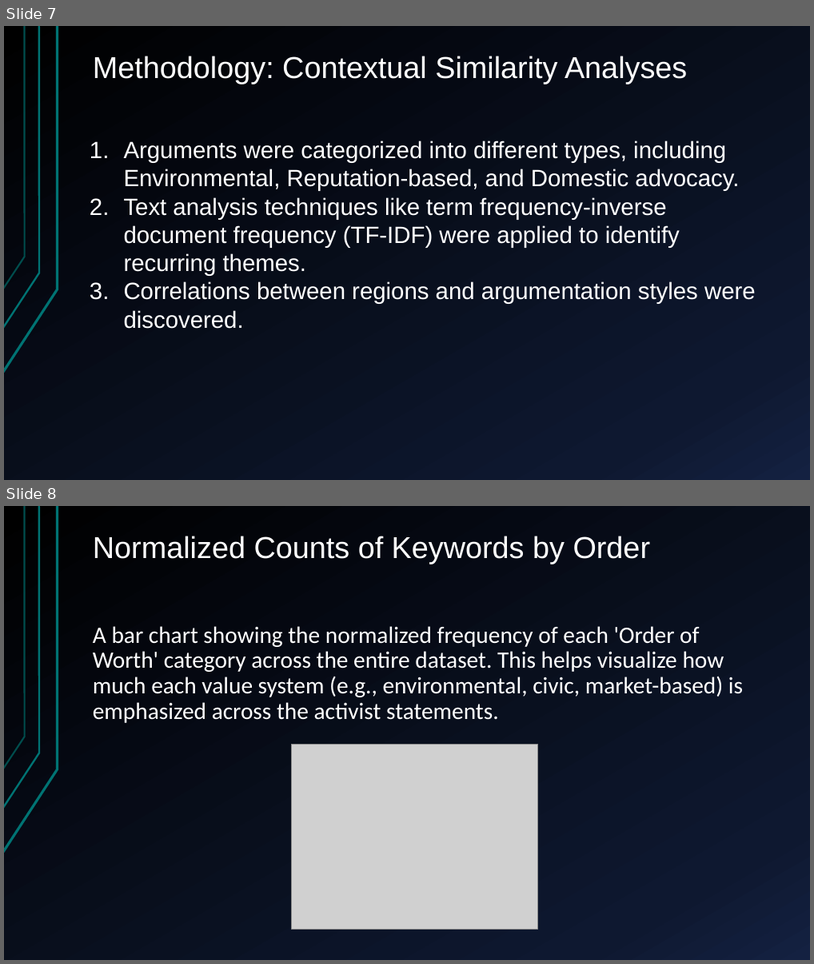
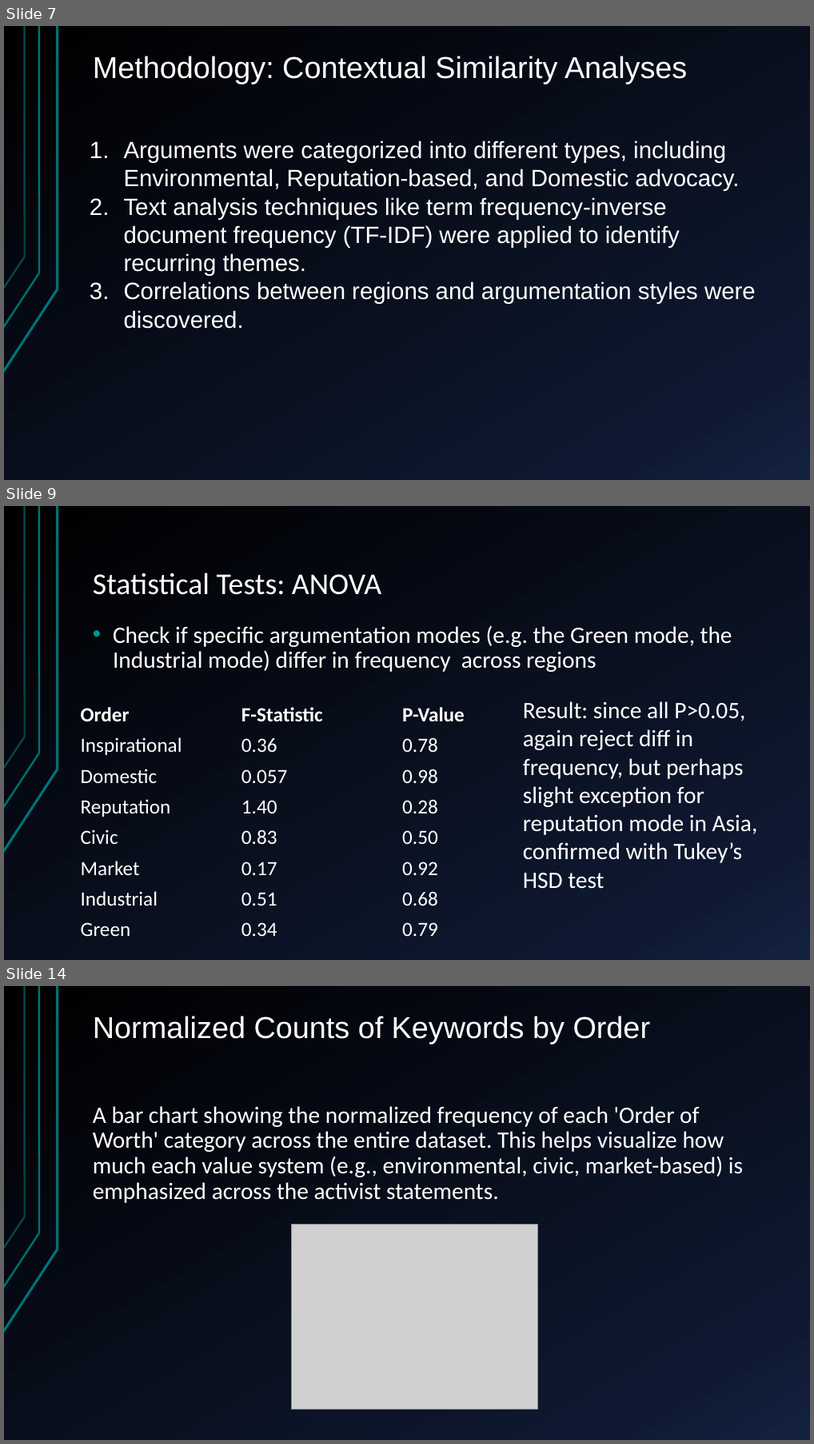
Before and after one commit to shrekapoor99/Springboard, a slide deck: Capstone_Presentation/CapstoneProject Presentation.pptm. Shown one above the other, each under a label of ours: slides 7 and 8 before the commit, slides 7, 9 and 14 after it; the slides between them are not shown. The pictures are 814x964 and 814x1444 pixels, drawn with LibreOffice and Linux fonts; fonts in the diff are those of the drawing; grey boxes stand for pictures. Boxes give left, top, right and bottom in pixels: in the first picture for what was removed or moved away, otherwise in the second. Text is boxed around its words. In the diff, an @@ line names an element or a change of style, - is before the commit and + after.

```diff
--- a/Capstone_Presentation/CapstoneProject Presentation.pptm
+++ b/Capstone_Presentation/CapstoneProject Presentation.pptm
@@ slide 9 added at (4,506,810,960), background gradient #000000 to #0F1931 to #142242; not listed: 3 template elements that a slide beside it also shows @@
@@ title added at (93,572,382,595), 36 pt, text #FFFFFF @@
+Statistical Tests: ANOVA
@@ text added at (113,625,733,672), 28 pt, text #FFFFFF @@
+• Check if specific argumentation modes (e.g. the Green mode, the Industrial mode) differ in frequency across regions
@@ table added at (74,700,557,941), 8 rows, 3 columns @@
+Order | F-Statistic | P-Value
+Inspirational | 0.36 | 0.78
+Domestic | 0.057 | 0.98
+Reputation | 1.40 | 0.28
+Civic | 0.83 | 0.50
+Market | 0.17 | 0.92
+Industrial | 0.51 | 0.68
+Green | 0.34 | 0.79
@@ text added at (523,701,758,888), 28 pt, text #FFFFFF @@
+Result: since all P>0.05, again reject diff in frequency, but perhaps slight exception for reputation mode in Asia, confirmed with Tukey’s HSD test
@@ what was slide 8 is now slide 14 @@
```
Also in this commit, not shown: 2 slides changed, 9 other slides added.
